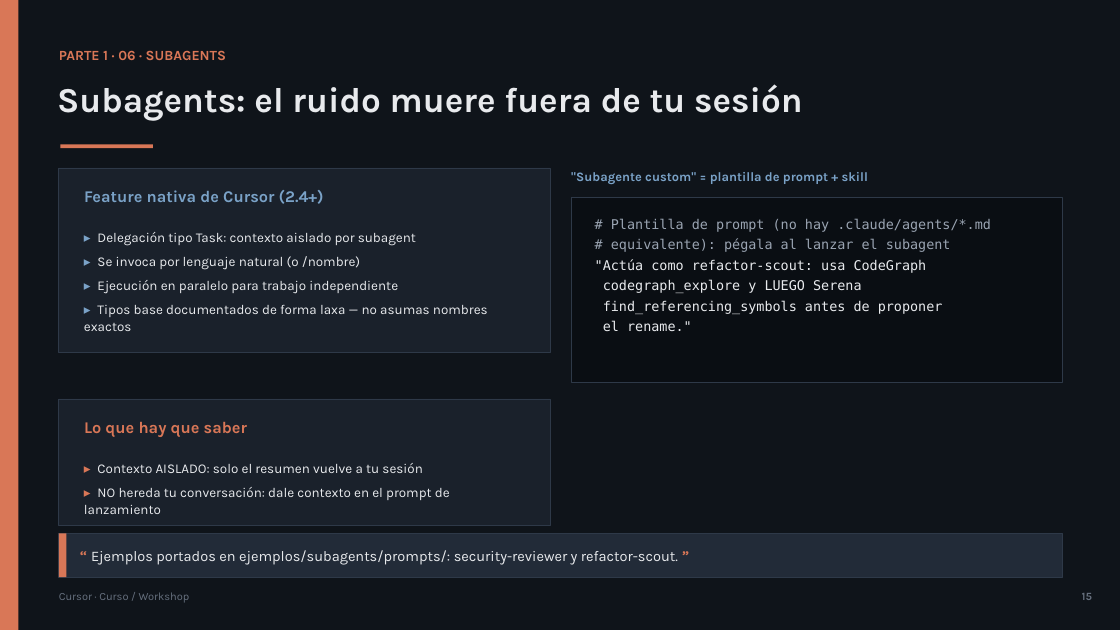
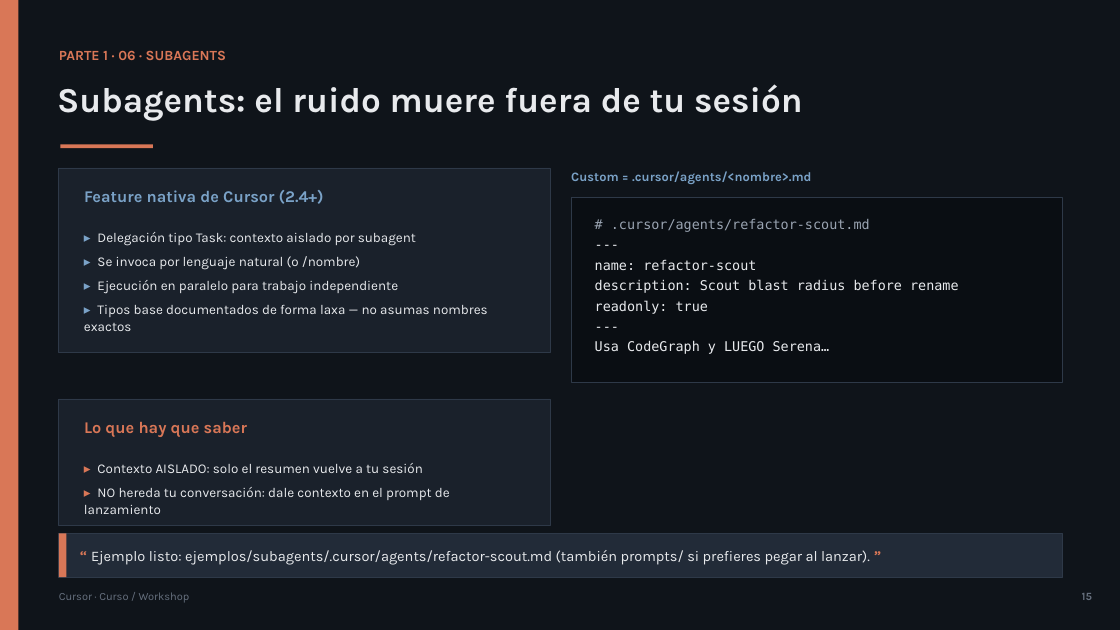
Before and after one commit to olonok69/cursor_code_ml_engineer, a slide deck: slide 15 of presentacion/Cursor_Presentacion.pptx. Drawn at 1120x630 pixels with LibreOffice and Linux fonts; fonts in the diff are those of the drawing. Boxes give left, top, right and bottom in pixels: in the first picture for what was removed or moved away, otherwise in the second. Text is boxed around its words. In the diff, an @@ line names an element or a change of style, - is before the commit and + after.

Commit message:
cursor review

```diff
--- a/presentacion/Cursor_Presentacion.pptx
+++ b/presentacion/Cursor_Presentacion.pptx
@@ text at [571, 171, 811, 184]: text changed @@
-"Subagente custom" = plantilla de prompt + skill
+Custom = .cursor/agents/<nombre>.md
@@ text at [595, 219, 959, 354]: text changed @@
-# Plantilla de prompt (no hay .claude/agents/*.md
-# equivalente): pégala al lanzar el subagent
-"Actúa como refactor-scout: usa CodeGraph
-codegraph_explore y LUEGO Serena
-find_referencing_symbols antes de proponer
-el rename."
+# .cursor/agents/refactor-scout.md
+---
+name: refactor-scout
+description: Scout blast radius before rename
+readonly: true
+---
+Usa CodeGraph y LUEGO Serena…
@@ text at [91, 550, 870, 565]: text changed @@
-“ Ejemplos portados en ejemplos/subagents/prompts/: security-reviewer y refactor-scout. ”
+“ Ejemplo listo: ejemplos/subagents/.cursor/agents/refactor-scout.md (también prompts/ si prefieres pegar al lanzar). ”
```
Also in this commit, not shown: 10 other slides changed, 14 other files.
